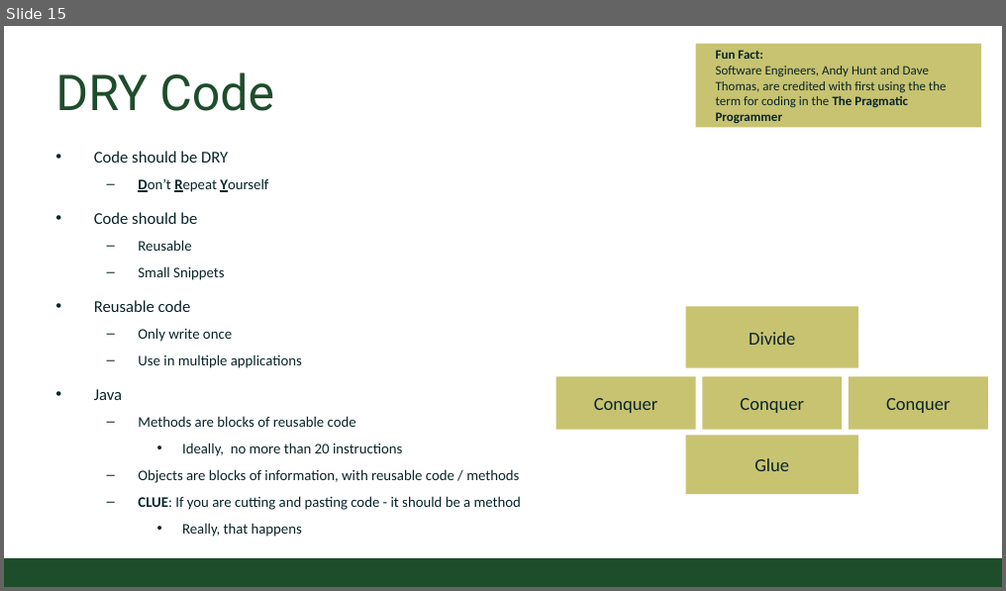
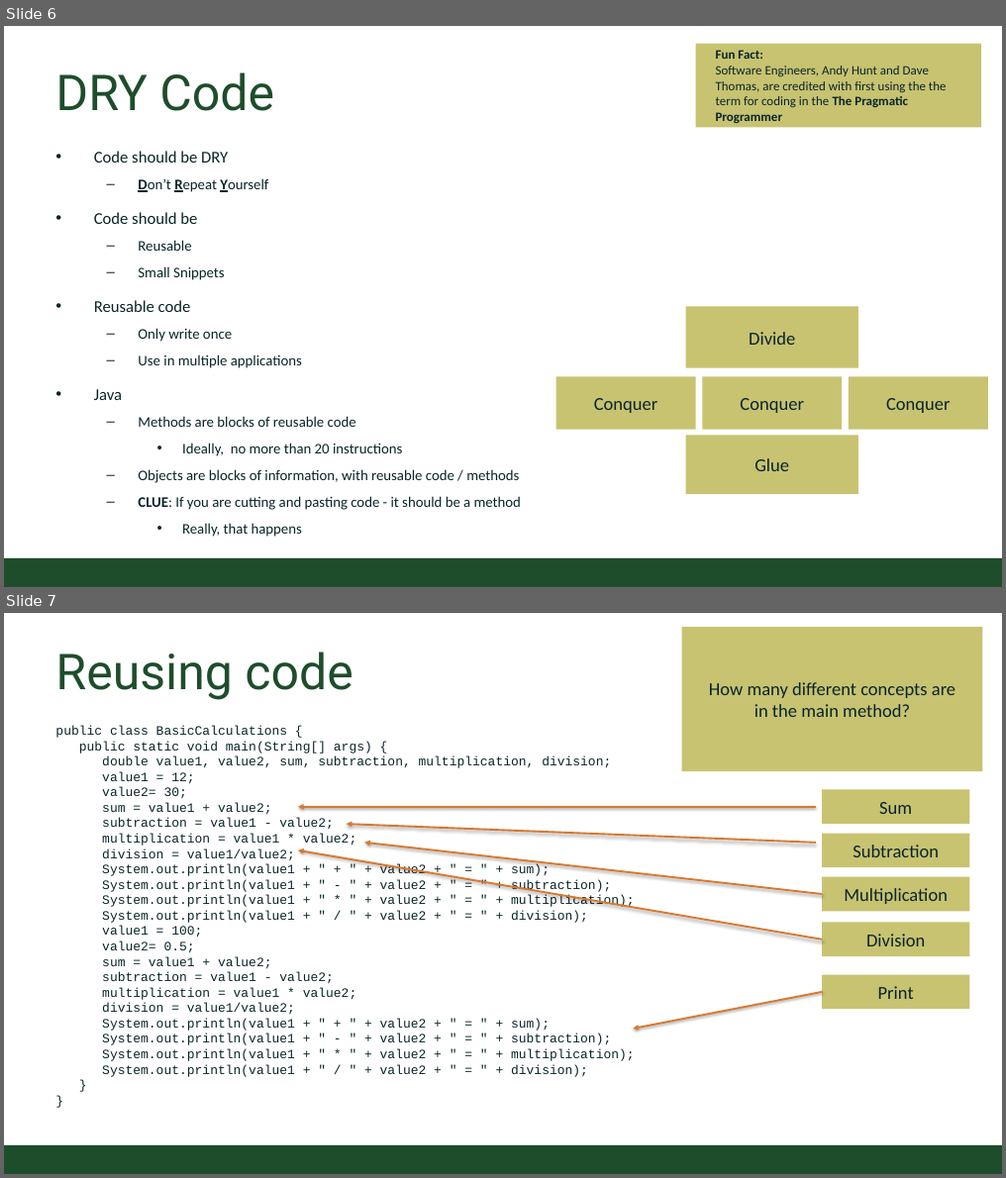
Before and after one commit to CSU-CompSci-CS163-4/Handouts, a slide deck: slides/On-Campus/02_02_ObjectsMethods.pptx. Shown one above the other, each under a label of ours: slide 15 before the commit, slides 6 and 7 after it. The pictures are 1006x591 and 1006x1178 pixels, drawn with LibreOffice and Linux fonts; fonts in the diff are those of the drawing; background and template pictures are left out. Boxes give left, top, right and bottom in pixels: in the first picture for what was removed or moved away, otherwise in the second. Text is boxed around its words. In the diff, an @@ line names an element or a change of style, - is before the commit and + after.

Commit message:
methods and objects updated

```diff
--- a/slides/On-Campus/02_02_ObjectsMethods.pptx
+++ b/slides/On-Campus/02_02_ObjectsMethods.pptx
@@ slide 7 added at (x1=4, y1=613, x2=1002, y2=1174), background #FFFFFF; not listed: 1 template element that a slide beside it also shows @@
@@ rectangle added at (x1=681, y1=627, x2=983, y2=771), fill #C8C371, 20 pt, text #092529 @@
+How many different concepts are in the main method?
@@ title added at (x1=55, y1=652, x2=352, y2=700), 54 pt, text #1E4D2B @@
+Reusing code
@@ text added at (x1=55, y1=726, x2=635, y2=1077), 14 pt, text #092529 @@
+public class BasicCalculations {
+public static void main(String[] args) {
+double value1, value2, sum, subtraction, multiplication, division;
+value1 = 12;
+value2= 30;
+sum = value1 + value2;
+subtraction = value1 - value2;
+multiplication = value1 * value2;
+division = value1/value2;
+System.out.println(value1 + " + " + value2 + " = " + sum);
+System.out.println(value1 + " - " + value2 + " = " + subtraction);
+System.out.println(value1 + " * " + value2 + " = " + multiplication);
+System.out.println(value1 + " / " + value2 + " = " + division);
+value1 = 100;
+value2= 0.5;
+sum = value1 + value2;
+subtraction = value1 - value2;
+multiplication = value1 * value2;
+division = value1/value2;
+System.out.println(value1 + " + " + value2 + " = " + sum);
+System.out.println(value1 + " - " + value2 + " = " + subtraction);
+System.out.println(value1 + " * " + value2 + " = " + multiplication);
+System.out.println(value1 + " / " + value2 + " = " + division);
+}
+}
@@ rectangle added at (x1=823, y1=790, x2=970, y2=824), fill #C8C371, 20 pt, text #092529 @@
+Sum
@@ arrow added from (816, 807) to (298, 807), #D9782C 2 pt @@
@@ arrow added from (816, 843) to (347, 824), #D9782C 2 pt @@
@@ arrow added from (823, 894) to (364, 843), #D9782C 2 pt @@
@@ rectangle added at (x1=823, y1=834, x2=970, y2=868), fill #C8C371, 20 pt, text #092529 @@
+Subtraction
@@ arrow added from (823, 940) to (298, 851), #D9782C 2 pt @@
@@ rectangle added at (x1=823, y1=877, x2=970, y2=912), fill #C8C371, 20 pt, text #092529 @@
+Multiplication
@@ rectangle added at (x1=823, y1=922, x2=970, y2=957), fill #C8C371, 20 pt, text #092529 @@
+Division
@@ arrow added from (823, 992) to (633, 1029), #D9782C 2 pt @@
@@ rectangle added at (x1=823, y1=975, x2=970, y2=1009), fill #C8C371, 20 pt, text #092529 @@
+Print
@@ what was slide 15 is now slide 6 @@
```
Also in this commit, not shown: 3 slides changed, 4 other slides added, 5 slides removed.
